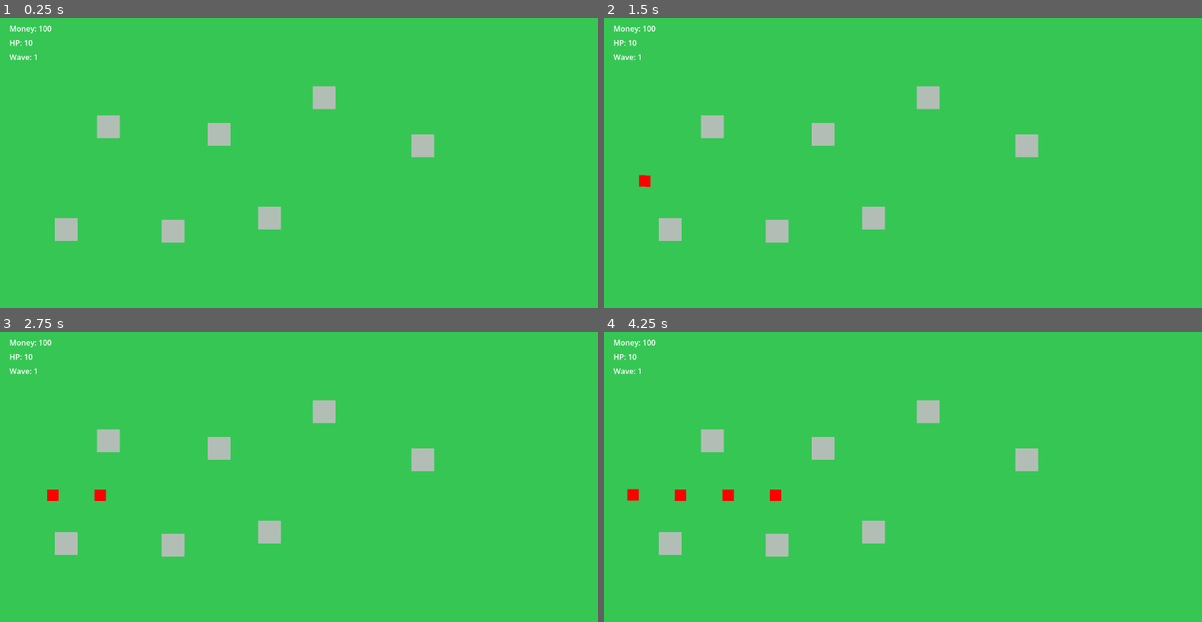
Above: before the commit, frames 1-4 (two rows, left to right).
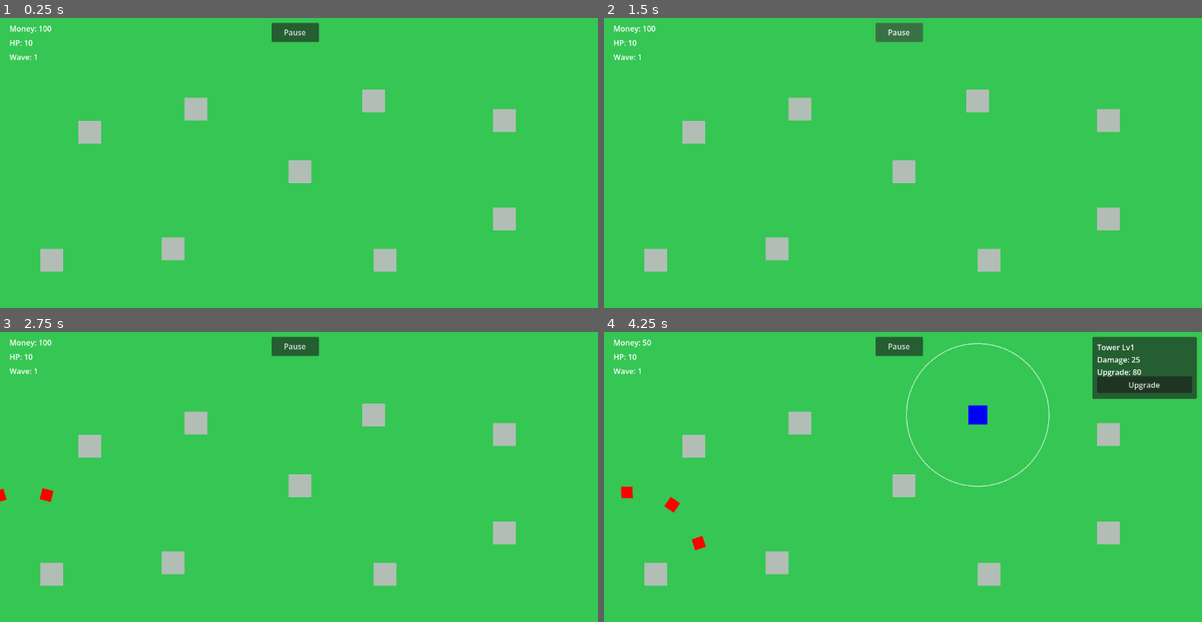
Above: after the commit, the same moments.

Repository: kenjiakira/godot-tower-defense
Game: Godot game, scene res://scenes/main.tscn
Same seed, same stepped clock (60 frames per second), same inputs: the game is played once before the commit and once after it.
Inputs (mouse positions are in pixels of both pictures, inside the frame that each line leads up to):
- Up to frame 1 (0.25 s): no input
- Up to frame 2 (1.5 s): click (897, 32) at 0.5 s, where only the run after the commit has a clickable "Pause"; click (897, 32) at 1.25 s, where only the run after the commit has a clickable "Resume"
- Up to frame 3 (2.75 s): move the mouse to (436, 482) at 2.02 s; click (436, 482) at 2.17 s
- Up to frame 4 (4.25 s): move the mouse to (789, 514) at 2.77 s; click (789, 514) at 2.92 s; move the mouse to (968, 421) at 3.52 s; click (968, 421) at 3.67 s

The runs differ from the first frame. In frame 1, 5.3% of the frame differs, in the area x 6-87%, y 1-88%; in frame 2, 5.3%; in frame 3, 5.5%; in frame 4, 9.8%, in the area x 2-100%, y 1-88%.

Commit message:
Update giai doan 10

Diff:
--- a/FloatingText.gd
+++ b/FloatingText.gd
@@ -3,9 +3,10 @@
 var velocity := Vector2(0, -40)
 var lifetime := 0.6
 
-func setup(text_value, start_pos):
-	text = str(text_value)
-	global_position = start_pos
+func setup(text_value, pos, color = Color.WHITE):
+	global_position = pos
+	text = text_value
+	modulate = color
 
 func _process(delta):
 	global_position += velocity * delta
--- a/scenes/enemy.tscn
+++ b/scenes/enemy.tscn
@@ -7,11 +7,14 @@
 
 [node name="Enemy" type="PathFollow2D" unique_id=1003752142 groups=["enemy"]]
 script = ExtResource("1_3gvst")
-speed = null
-max_hp = null
-reward = null
-enemy_color = null
-enemy_name = null
+
+[node name="HPBar" type="ProgressBar" parent="." unique_id=94128904]
+offset_left = -20.0
+offset_top = -28.0
+offset_right = 20.0
+offset_bottom = -1.0
+value = 100.0
+show_percentage = false
 
 [node name="Body" type="ColorRect" parent="." unique_id=1839885312]
 offset_left = -12.0
@@ -24,11 +27,3 @@
 
 [node name="CollisionShape2D" type="CollisionShape2D" parent="Hitbox" unique_id=363432730]
 shape = SubResource("CircleShape2D_7p1mj")
-
-[node name="HPBar" type="ProgressBar" parent="." unique_id=94128904]
-offset_left = -20.0
-offset_top = -28.0
-offset_right = 20.0
-offset_bottom = -1.0
-value = 100.0
-show_percentage = false
--- a/scenes/main.tscn
+++ b/scenes/main.tscn
@@ -7,12 +7,19 @@
 [ext_resource type="PackedScene" uid="uid://ctthyb5dl2j42" path="res://scenes/EnemyTank.tscn" id="4_85g3d"]
 [ext_resource type="PackedScene" uid="uid://bj3ot8exbuqog" path="res://scenes/BuildSpot.tscn" id="4_jyhfs"]
 [ext_resource type="PackedScene" uid="uid://dx0qc4v18vw35" path="res://scenes/EnemyBoss.tscn" id="5_choun"]
+[ext_resource type="AudioStream" uid="uid://b7ky4nwgfcwwe" path="res://assets/sounds/shoot.mp3" id="8_tipki"]
+[ext_resource type="AudioStream" uid="uid://cl1k2xphk5ctj" path="res://assets/sounds/enemy_die.mp3" id="9_85g3d"]
+[ext_resource type="AudioStream" uid="uid://bjqm15rkq4eab" path="res://assets/sounds/upgrade.mp3" id="10_choun"]
+[ext_resource type="AudioStream" uid="uid://cwyf62mdpq8pw" path="res://assets/sounds/button.mp3" id="11_ya4ey"]
+[ext_resource type="AudioStream" uid="uid://0ift4xlvl63d" path="res://assets/sounds/game-over.mp3" id="12_eb6dy"]
 
 [sub_resource type="Curve2D" id="Curve2D_sgp6g"]
 _data = {
-"points": PackedVector2Array(0, 0, 0, 0, 36, 352, -59.4, 8.8, 59.4, -8.8, 515, 348, -35.2, 26.400002, 35.2, -26.400002, 630, 270, -37.4, -6.6000004, 37.4, 6.6000004, 763, 264, -45.100002, -25.300001, 45.100002, 25.300001, 849, 403, -34.100002, 3.3000002, 34.100002, -3.3000002, 1018, 403, -13.200001, -29.7, 13.200001, 29.7, 1113, 490, 0, 0, 0, 0, 1280, 491)
+"points": PackedVector2Array(0, 0, 0, 0, -1, 354, -42.592003, -159.72002, 42.592003, 159.72002, 202.758, 464.895, 0, 0, 0, 0, 402, 595, 58.564003, 192.99501, -58.564003, -192.99501, 519.536, 379.711, 0, 0, 0, 0, 623, 184, 113.13501, -178.35402, -113.13501, 178.35402, 716.52405, 395.68298, 0, 0, 0, 0, 812, 630, 55.902004, 226.27002, -55.902004, -226.27002, 925.491, 450.254, 0, 0, 0, 0, 1270, 352)
 }
-point_count = 8
+point_count = 9
+
+[sub_resource type="LabelSettings" id="LabelSettings_o6xl0"]
 
 [node name="Main" type="Node2D" unique_id=1517470390]
 script = ExtResource("1_o5qli")
@@ -33,7 +40,7 @@
 curve = SubResource("Curve2D_sgp6g")
 
 [node name="SpawnPoint" type="PathFollow2D" parent="Path2D" unique_id=492167566]
-position = Vector2(36, 352)
+position = Vector2(-1, 354)
 rotation = 0.011438938
 rotates = false
 loop = false
@@ -43,6 +50,7 @@
 [node name="Bullets" type="Node2D" parent="." unique_id=1791816987]
 
 [node name="UI" type="CanvasLayer" parent="." unique_id=1015302294]
+process_mode = 3
 
 [node name="MoneyLabel" type="Label" parent="UI" unique_id=721529833]
 offset_left = 20.0
@@ -89,7 +97,6 @@
 text = "Upgrade"
 
 [node name="GameOverPanel" type="Panel" parent="UI" unique_id=1364974723]
-visible = false
 offset_left = 450.0
 offset_top = 250.0
 offset_right = 810.0
@@ -97,35 +104,87 @@
 
 [node name="GameOverLabel" type="Label" parent="UI/GameOverPanel" unique_id=1608226782]
 layout_mode = 0
-offset_left = 100.0
-offset_top = 60.0
-offset_right = 187.0
-offset_bottom = 83.0
-text = "Game Over"
+offset_left = 138.0
+offset_top = 24.0
+offset_right = 225.0
+offset_bottom = 47.0
+theme_override_colors/font_color = Color(1, 0, 0, 1)
+text = "GAME OVER"
+label_settings = SubResource("LabelSettings_o6xl0")
+
+[node name="ResultLabel" type="Label" parent="UI/GameOverPanel" unique_id=1091026966]
+layout_mode = 0
+offset_left = 121.0
+offset_top = 59.0
+offset_right = 241.0
+offset_bottom = 96.0
+theme_override_font_sizes/font_size = 12
+text = "You survived Wave 1
+"
+
+[node name="PlayAgainButton" type="Button" parent="UI/GameOverPanel" unique_id=457683541]
+layout_mode = 0
+offset_left = 138.0
+offset_top = 107.0
+offset_right = 225.0
+offset_bottom = 141.0
+theme_override_font_sizes/font_size = 14
+text = "Play Again"
+
+[node name="PauseButton" type="Button" parent="UI" unique_id=2057767937]
+offset_left = 571.0
+offset_top = 20.0
+offset_right = 671.0
+offset_bottom = 60.0
+text = "Pause"
 
 [node name="SpawnTimer" type="Timer" parent="." unique_id=924716869]
 
 [node name="BuildSpots" type="Node2D" parent="." unique_id=1127812382]
 
 [node name="BuildSpot" parent="BuildSpots" unique_id=19279728 instance=ExtResource("4_jyhfs")]
-position = Vector2(567, 430)
+position = Vector2(631, 333)
 
 [node name="BuildSpot2" parent="BuildSpots" unique_id=1530382470 instance=ExtResource("4_jyhfs")]
-position = Vector2(461, 254)
+position = Vector2(412, 201)
 
 [node name="BuildSpot3" parent="BuildSpots" unique_id=1269044109 instance=ExtResource("4_jyhfs")]
-position = Vector2(364, 458)
+position = Vector2(364, 495)
 
 [node name="BuildSpot4" parent="BuildSpots" unique_id=89096381 instance=ExtResource("4_jyhfs")]
-position = Vector2(228, 238)
+position = Vector2(189, 250)
 
 [node name="BuildSpot5" parent="BuildSpots" unique_id=719798030 instance=ExtResource("4_jyhfs")]
-position = Vector2(139, 454)
+position = Vector2(109, 519)
 
 [node name="BuildSpot6" parent="BuildSpots" unique_id=646827415 instance=ExtResource("4_jyhfs")]
-position = Vector2(682, 177)
+position = Vector2(810, 519)
 
 [node name="BuildSpot7" parent="BuildSpots" unique_id=194669149 instance=ExtResource("4_jyhfs")]
-position = Vector2(889, 278)
+position = Vector2(786, 184)
+
+[node name="BuildSpot8" parent="BuildSpots" unique_id=1589394078 instance=ExtResource("4_jyhfs")]
+position = Vector2(1061, 432)
+
+[node name="BuildSpot9" parent="BuildSpots" unique_id=1663877302 instance=ExtResource("4_jyhfs")]
+position = Vector2(1061, 225)
 
 [node name="WaveTimer" type="Timer" parent="." unique_id=1830490940]
+
+[node name="SFX" type="Node" parent="." unique_id=414842025]
+process_mode = 3
+
+[node name="ShootSound" type="AudioStreamPlayer" parent="SFX" unique_id=1309401096]
+stream = ExtResource("8_tipki")
+
+[node name="EnemyDieSound" type="AudioStreamPlayer" parent="SFX" unique_id=1242484685]
+stream = ExtResource("9_85g3d")
+
+[node name="UpgradeSound" type="AudioStreamPlayer" parent="SFX" unique_id=1893681665]
+stream = ExtResource("10_choun")
+
+[node name="ButtonSound" type="AudioStreamPlayer" parent="SFX" unique_id=1327428882]
+stream = ExtResource("11_ya4ey")
+
+[node name="GameOverSound" type="AudioStreamPlayer" parent="SFX" unique_id=679316428]
+stream = ExtResource("12_eb6dy")
--- a/scripts/Bullet.gd
+++ b/scripts/Bullet.gd
@@ -1,22 +1,47 @@
 extends Area2D
 
+var speed := 500
 var target = null
-var damage := 25
-var speed := 450.0
+var damage := 10
+var tower_type := 0
 
-func setup(new_target, new_damage):
-	target = new_target
-	damage = new_damage
+func setup(_target, _damage, _tower_type):
+	target = _target
+	damage = _damage
+	tower_type = _tower_type
 
 func _process(delta):
-	if not is_instance_valid(target):
+	if target == null or not is_instance_valid(target):
 		queue_free()
 		return
 
-	var direction = (target.global_position - global_position).normalized()
-	global_position += direction * speed * delta
+	var dir = (target.global_position - global_position).normalized()
+	global_position += dir * speed * delta
 
 	if global_position.distance_to(target.global_position) < 10:
-		if target.has_method("take_damage"):
-			target.take_damage(damage)
+		hit_target()
+
+func hit_target():
+	if target == null or not is_instance_valid(target):
 		queue_free()
+		return
+
+	target.take_damage(damage)
+
+	match tower_type:
+		2:
+			explode()
+		4:
+			target.apply_slow(0.5, 2.0)
+
+	queue_free()
+
+func explode():
+	var enemies = get_tree().get_nodes_in_group("enemies")
+
+	for enemy in enemies:
+		if enemy == target:
+			continue
+
+		if global_position.distance_to(enemy.global_position) <= 70:
+			enemy.take_damage(damage * 0.5)
--- a/scripts/Enemy.gd
+++ b/scripts/Enemy.gd
@@ -10,9 +10,10 @@
 @export var death_effect_scene: PackedScene
 
 var hp := 100
+var has_reached_base := false
 
 signal reached_base
-signal died(reward)
+signal died(reward, pos)
 
 func _ready():
 	progress = 0
@@ -26,9 +27,13 @@
 		$HPBar.value = hp
 
 func _process(delta):
+	if has_reached_base:
+		return
+
 	progress += speed * delta
 
-	if progress_ratio >= 1.0:
+	if progress_ratio >= 0.99:
+		has_reached_base = true
 		reached_base.emit()
 		queue_free()
 
@@ -44,7 +49,7 @@
 
 	if hp <= 0:
 		spawn_death_effect()
-		died.emit(reward)
+		died.emit(reward, global_position)
 		queue_free()
 
 func spawn_floating_text(damage):
--- a/scripts/Main.gd
+++ b/scripts/Main.gd
@@ -12,16 +12,28 @@
 var base_hp := 10
 var wave := 1
 
+var is_paused := false
+
 var enemies_to_spawn := 10
 var enemies_spawned := 0
 var enemies_alive := 0
 
 func _ready():
 	update_ui()
+
+	$UI.process_mode = Node.PROCESS_MODE_ALWAYS
+	$UI/PauseButton.process_mode = Node.PROCESS_MODE_ALWAYS
+
 	$SpawnTimer.timeout.connect(spawn_enemy)
 	$SpawnTimer.start()
+
 	$UI/TowerPanel/UpgradeButton.pressed.connect(_on_upgrade_button_pressed)
 	$UI/TowerPanel.visible = false
+
+	$UI/GameOverPanel.visible = false
+
+	$UI/PauseButton.pressed.connect(_on_pause_button_pressed)
+
 	print("Main scene ready")
 
 func spawn_enemy():
@@ -75,11 +87,22 @@
 
 	return boss_enemy_scene
 
-func _on_enemy_died(reward):
+func _on_enemy_died(reward, pos):
 	money += reward
 	enemies_alive -= 1
+
+	spawn_reward_text(reward, pos)
+	play_sfx("EnemyDieSound")
+
 	update_ui()
 	check_wave_end()
+
+func spawn_reward_text(reward, pos):
+	var floating_text_scene = preload("res://scenes/FloatingText.tscn")
+
+	var text = floating_text_scene.instantiate()
+	add_child(text)
+	text.setup("+" + str(reward) + "$", pos + Vector2(0, -45), Color.GOLD)
 
 func _on_enemy_reached_base():
 	base_hp -= 1
@@ -87,11 +110,22 @@
 	update_ui()
 
 	if base_hp <= 0:
-		print("GAME OVER")
-		$SpawnTimer.stop()
-		$UI/GameOverPanel.visible = true
+		game_over()
 		return
 	check_wave_end()
+
+func game_over():
+	print("GAME OVER")
+	$SpawnTimer.stop()
+	$UI/GameOverPanel.visible = true
+	$UI/PauseButton.disabled = true
+	play_sfx("GameOverSound")
+
+	if has_node("UI/GameOverPanel/ResultLabel"):
+		$UI/GameOverPanel/ResultLabel.text = "You survived Wave " + str(wave)
+
+func _on_play_again_pressed():
+	get_tree().reload_current_scene()
 
 func check_wave_end():
 	if enemies_spawned >= enemies_to_spawn and enemies_alive <= 0:
@@ -227,5 +261,26 @@
 
 	money -= cost
 	selected_tower.upgrade()
+	play_sfx("UpgradeSound")
 	update_ui()
 	update_tower_panel()
+
+func _on_pause_button_pressed():
+	is_paused = !is_paused
+
+	get_tree().paused = is_paused
+
+	if is_paused:
+		$UI/PauseButton.text = "Resume"
+	else:
+		$UI/PauseButton.text = "Pause"
+
+func play_sfx(sound_name: String):
+	var path = "SFX/" + sound_name
+
+	if not has_node(path):
+		print("Không tìm thấy sound:", path)
+		return
+
+	var sound = get_node(path)
+	sound.play()
--- a/scripts/Tower.gd
+++ b/scripts/Tower.gd
@@ -128,4 +128,8 @@
 	var bullet = bullet_scene.instantiate()
 	get_tree().current_scene.get_node("Bullets").add_child(bullet)
 	bullet.global_position = global_position
-	bullet.setup(target, damage)
+	bullet.setup(target, damage, 0)
+
+	var main = get_tree().current_scene
+	if main.has_method("play_sfx"):
+		main.play_sfx("ShootSound")
Not shown, added: assets/sounds/button.mp3.import
Not shown, added: assets/sounds/enemy_die.mp3.import
Not shown, added: assets/sounds/game-over.mp3.import
Not shown, added: assets/sounds/shoot.mp3.import
Not shown, added: assets/sounds/upgrade.mp3.import
Not shown, added: assets/sounds/button.mp3
Not shown, added: assets/sounds/enemy_die.mp3
Not shown, added: assets/sounds/game-over.mp3
Not shown, added: assets/sounds/shoot.mp3
Not shown, added: assets/sounds/upgrade.mp3
